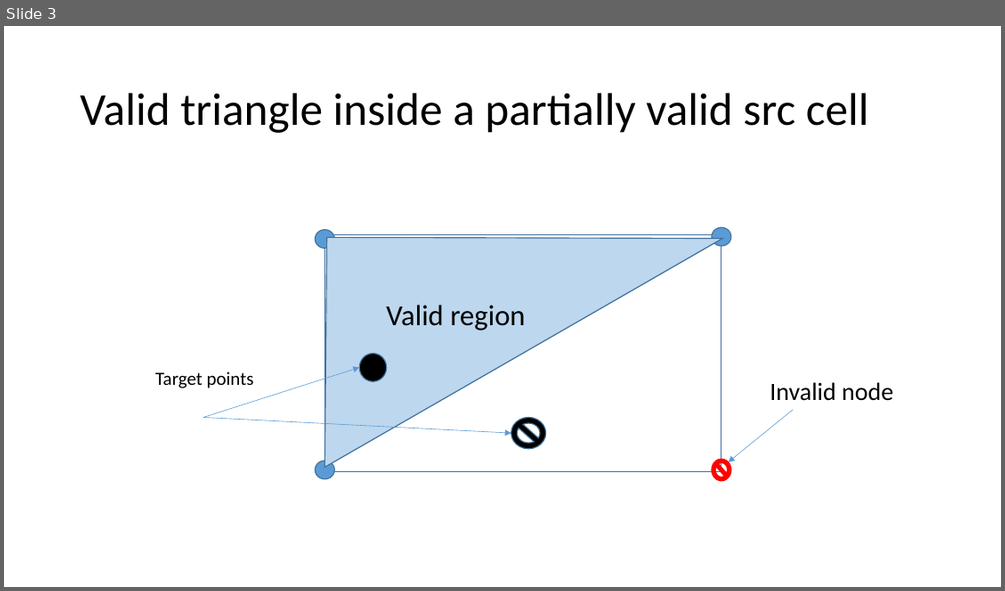
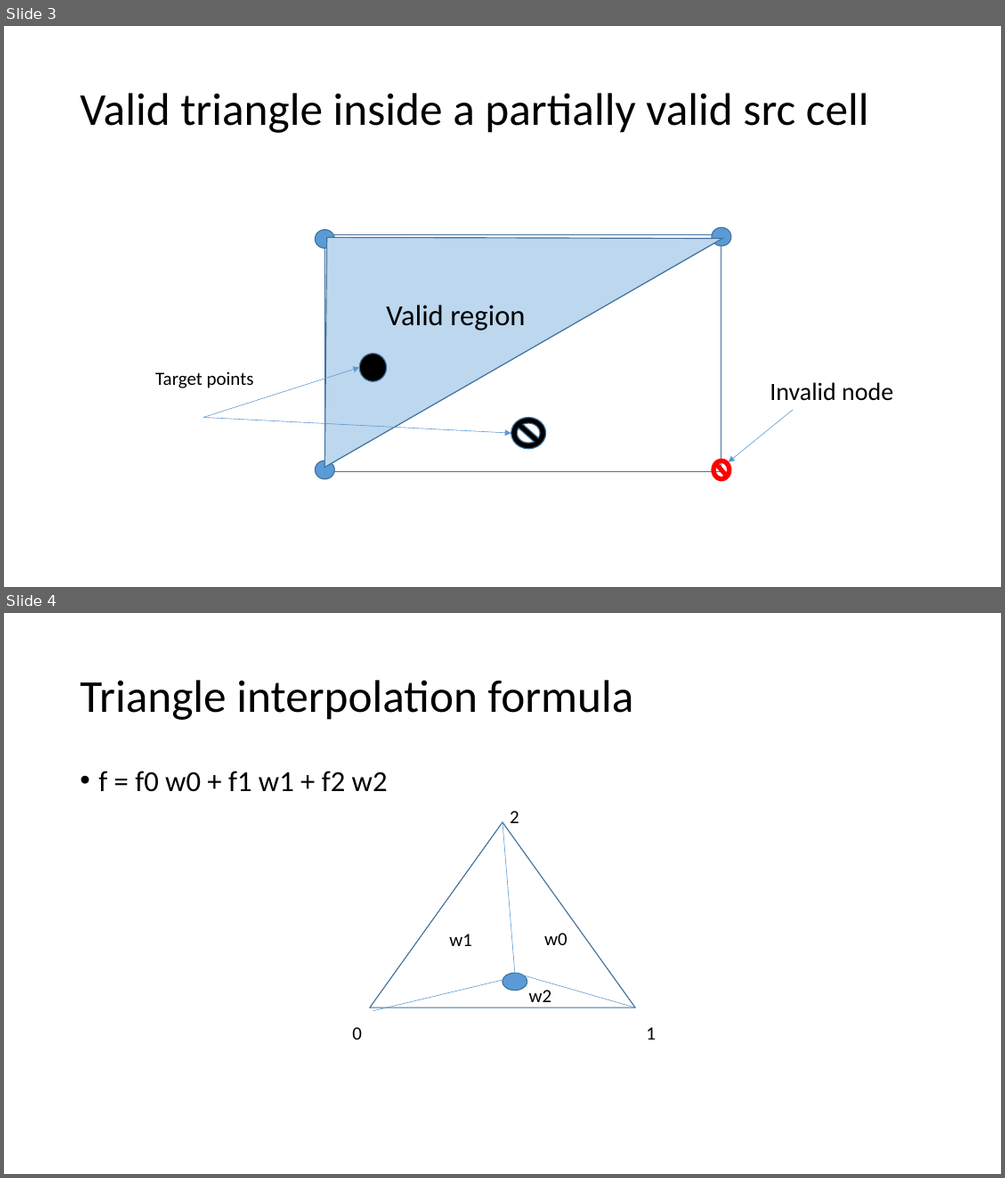
Before and after one commit to pletzer/pyterp_tests, a slide deck: docs/masking_tests_17Jan2017.pptx. Shown one above the other, each under a label of ours: slide 3 before the commit, slides 3 and 4 after it. The pictures are 1005x591 and 1005x1178 pixels, drawn with LibreOffice and Linux fonts; fonts in the diff are those of the drawing. Boxes give left, top, right and bottom in pixels: in the first picture for what was removed or moved away, otherwise in the second. Text is boxed around its words. In the diff, an @@ line names an element or a change of style, - is before the commit and + after.

```diff
--- a/docs/masking_tests_17Jan2017.pptx
+++ b/docs/masking_tests_17Jan2017.pptx
@@ slide 4 added at box(4, 613, 1001, 1174), background #FFFFFF @@
@@ title added at box(80, 680, 634, 720), 44 pt, text #000000 @@
+Triangle interpolation formula
@@ text added at box(98, 771, 388, 792), 28 pt, text #000000 @@
+• f = f0 w0 + f1 w1 + f2 w2
@@ triangle added at box(370, 822, 635, 1008), outline #43739E 1 pt @@
@@ line added from (502, 822) to (515, 973), #5B9BD5 0.5 pt @@
@@ text added at box(510, 811, 519, 823), 18 pt, text #000000 @@
+2
@@ text added at box(544, 933, 567, 945), 18 pt, text #000000 @@
+w0
@@ text added at box(449, 933, 472, 946), 18 pt, text #000000 @@
+w1
@@ line added from (518, 976) to (373, 1011), #5B9BD5 0.5 pt @@
@@ ellipse added at box(502, 973, 527, 989), fill #5B9BD5, outline #43739E 1 pt @@
@@ line added from (515, 973) to (635, 1008), #5B9BD5 0.5 pt @@
@@ text added at box(529, 989, 552, 1008), 18 pt, text #000000 @@
+w2
@@ text added at box(352, 1027, 362, 1039), 18 pt, text #000000 @@
+0
@@ text added at box(646, 1027, 655, 1039), 18 pt, text #000000 @@
+1
```
Also in this commit, not shown: 1 slide changed.
